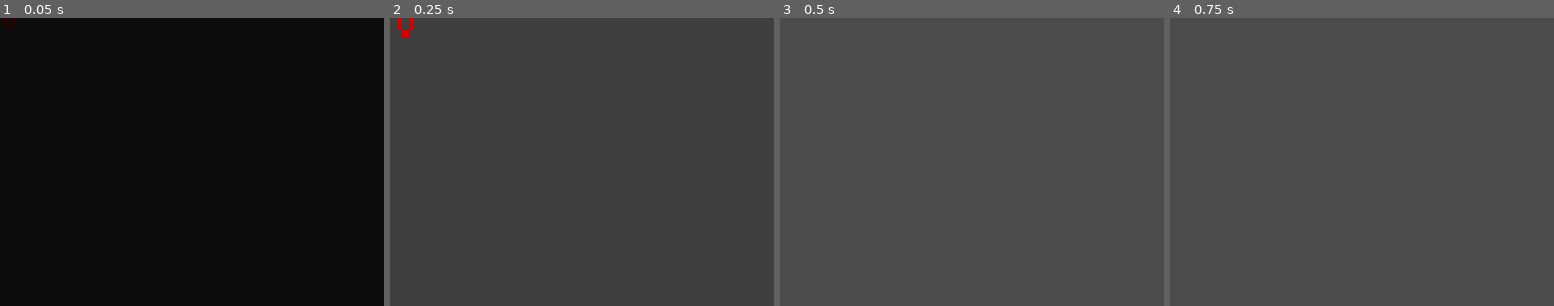
Above: before the commit, frames 1-4 (left to right).
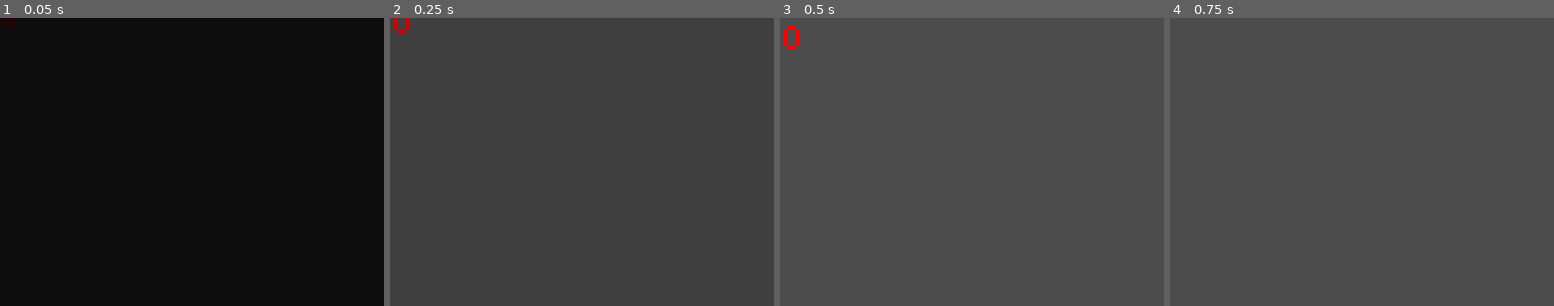
Above: after the commit, the same moments.

Repository: Byteron/ludum-dare-44
Game: Godot game, scene res://source/interface/PopLabel.tscn
The game is run twice, just before and just after one commit, with the same random seed, the same clock (stepped at 60 frames per second) and the same inputs. This scene is started directly instead of the project's main scene.
Inputs (mouse positions are % of the whole screen's width and height, from its top left):
- Up to frame 1 (0.05 s): no input
- Up to frame 2 (0.25 s): no input
- Up to frame 3 (0.5 s): no input
- Up to frame 4 (0.75 s): move the mouse to (72, 45) at 0.52 s; press the mouse at (72, 45) at 0.53 s
The pictures show only the part of the screen within x 0-50%, y 0-50%; the shares and areas given below are measured in that part.

Frame 1 is identical in both runs. In frame 2, 0.2% of the frame differs, in the area x 1-7%, y 0-7%; in frame 3, 0.2%; in frame 4, nothing differs.

Commit message:
revenue generation

Diff:
--- a/source/game/Game.gd
+++ b/source/game/Game.gd
@@ -29,6 +29,7 @@
 
 func build(position):
 	var building = buildings[randi() % buildings.size()].instance()
+	building.connect("ticked", self, "_on_building_ticked")
 	building.position = position
 	var new_budget = budget - building.cost
 	_set_budget(new_budget)
@@ -37,3 +38,6 @@
 func _set_budget(new_budget):
 	budget = new_budget
 	hud.update_budget(new_budget)
+
+func _on_building_ticked(income):
+	_set_budget(budget + income)
--- a/source/game/buildings/ProductionUnit.gd
+++ b/source/game/buildings/ProductionUnit.gd
@@ -1,10 +1,12 @@
 extends Building
+
+const PopLabel = preload("res://source/interface/PopLabel.tscn")
 
 signal ticked(income)
 
-export(int) var revenue = 0
-export(int) var upkeep = 0
-export(float) var tick_time = 0
+export(int) var revenue = 20
+export(int) var upkeep = 10
+export(float) var tick_time = 10
 
 onready var tick_timer = $TickTimer
 
@@ -19,7 +21,11 @@
 	return income
 
 func _on_TickTimer_timeout():
-	emit_signal("ticked", _calculate_income())
+	emit_signal("ticked", revenue) # should be _calculate_income, not revenue, only for demo
+	var label = PopLabel.instance()
+	label.text = str(revenue)
+	label.tint = Color("00FF00")
+	add_child(label)
 
 func _on_BuildTimer_timeout():
 	._on_BuildTimer_timeout()
--- a/source/interface/PopLabel.tscn
+++ b/source/interface/PopLabel.tscn
@@ -7,6 +7,9 @@
 script = ExtResource( 1 )
 text = "100"
 tint = Color( 1, 0, 0, 1 )
+final_scale = Vector2( 1.2, 1.2 )
+float_distance = 40.0
+duration = 0.35
 
 [node name="Tween" type="Tween" parent="."]
 
--- a/source/interface/hud/TopPanel.gd
+++ b/source/interface/hud/TopPanel.gd
@@ -7,6 +7,13 @@
 	budget_progress.max_value = max_budget
 
 func update_budget(new_budget):
+	var color = null
+
+	if budget_progress.value > new_budget:
+		color = Color("FF0000")
+	else:
+		color = Color("00FF00")
+
 	budget_progress.value = new_budget
-	tween.interpolate_property(budget_progress, "modulate", Color("FF0000"), Color("FFFFFF"), 0.25, Tween.TRANS_SINE, Tween.EASE_OUT)
+	tween.interpolate_property(budget_progress, "modulate", color, Color("FFFFFF"), 0.25, Tween.TRANS_SINE, Tween.EASE_OUT)
 	tween.start()
